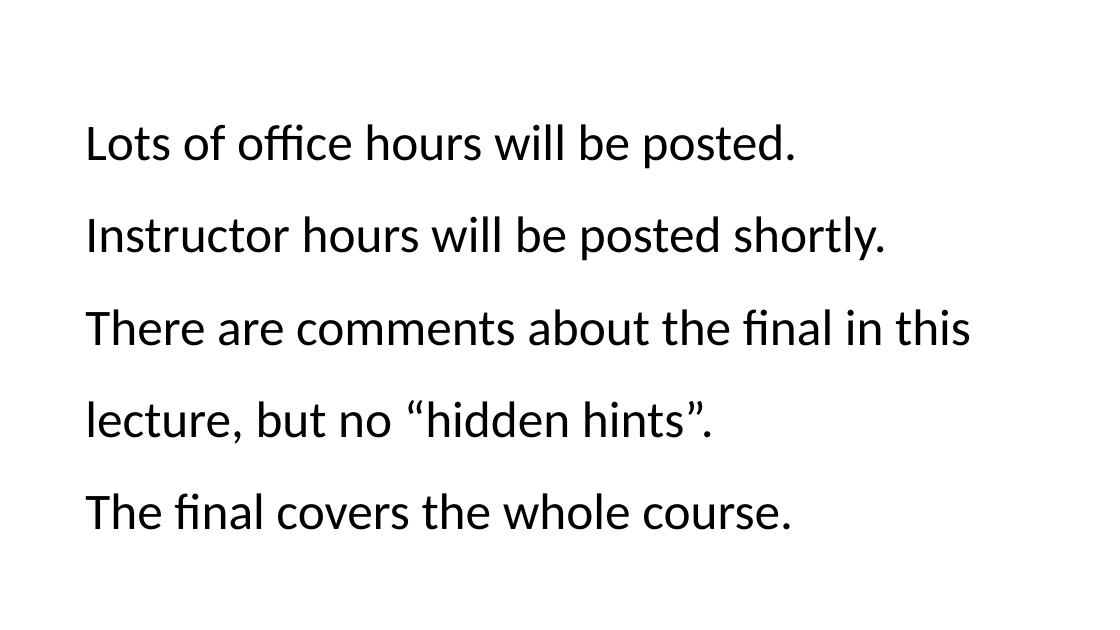
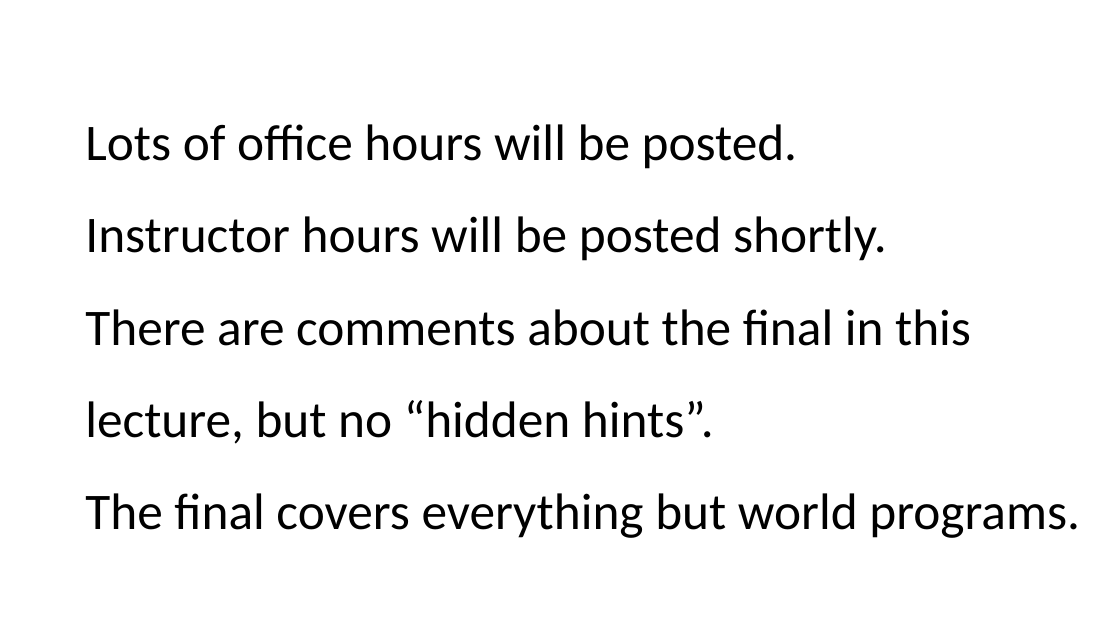
Before and after one commit to GregorKiczales/spd-materials, a slide deck: slide 7 of instructor/l23/lec23-wrap.pptx (slide 6 before the commit). Drawn at 1120x630 pixels with LibreOffice and Linux fonts; fonts in the diff are those of the drawing. Boxes give left, top, right and bottom in pixels: in the first picture for what was removed or moved away, otherwise in the second. Text is boxed around its words. In the diff, an @@ line names an element or a change of style, - is before the commit and + after.

```diff
--- a/instructor/l23/lec23-wrap.pptx
+++ b/instructor/l23/lec23-wrap.pptx
@@ title at [85,124,1080,538]: text changed @@
-Lots of office hours will be posted.
-Instructor hours will be posted shortly.
-There are comments about the final in this lecture, but no “hidden hints”.
-The final covers the whole course.
+Lots of office hours will be posted.
+Instructor hours will be posted shortly.
+There are comments about the final in this lecture, but no “hidden hints”.
+The final covers everything but world programs.
```
Also in this commit, not shown: 4 other slides changed, 2 slides added, 7 other files.
